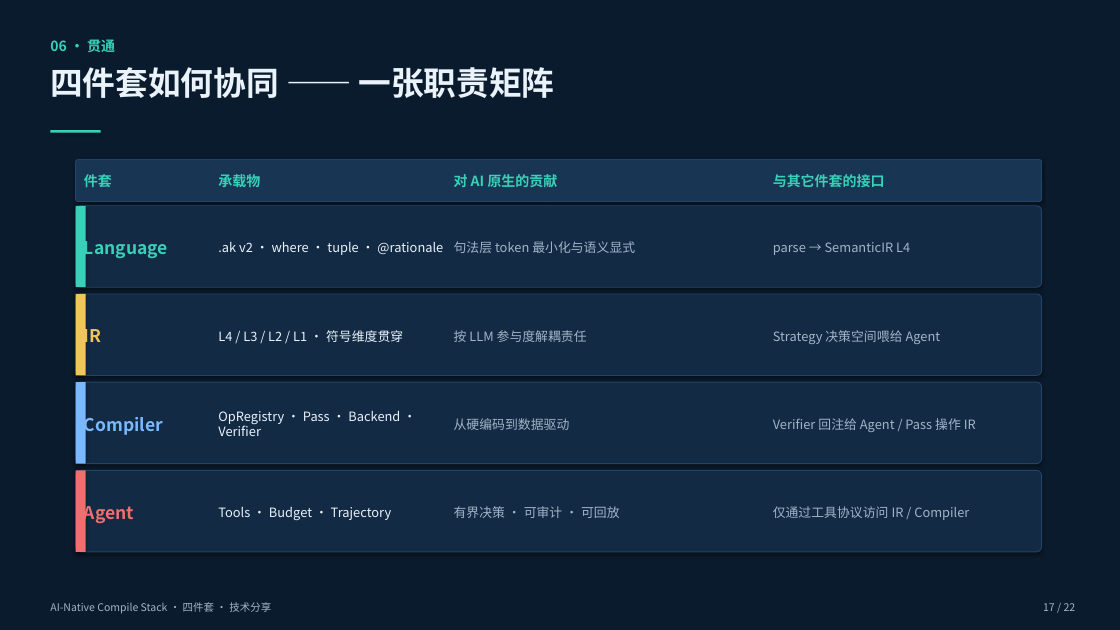
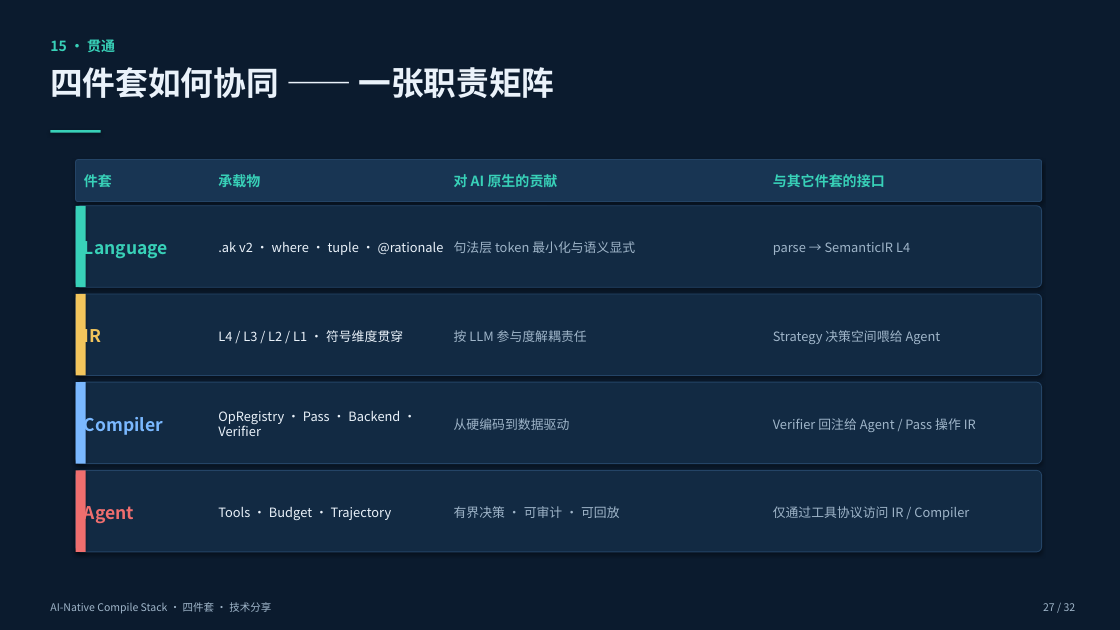
Before and after one commit to blueyi/arke, a slide deck: slide 27 of docs/sharing/ai-native-compile-stack.pptx (slide 17 before the commit). Drawn at 1120x630 pixels with LibreOffice and Linux fonts; fonts in the diff are those of the drawing. Boxes give left, top, right and bottom in pixels: in the first picture for what was removed or moved away, otherwise in the second. Text is boxed around its words. In the diff, an @@ line names an element or a change of style, - is before the commit and + after.

```diff
--- a/docs/sharing/ai-native-compile-stack.pptx
+++ b/docs/sharing/ai-native-compile-stack.pptx
@@ text at <box>50,38,115,56</box>: text changed @@
-06 · 贯通
+15 · 贯通
@@ text at <box>1043,603,1076,611</box>: text changed @@
-17 / 22
+27 / 32
```
Also in this commit, not shown: 19 other slides changed, 11 slides added, 1 slide removed, 1 other file.
